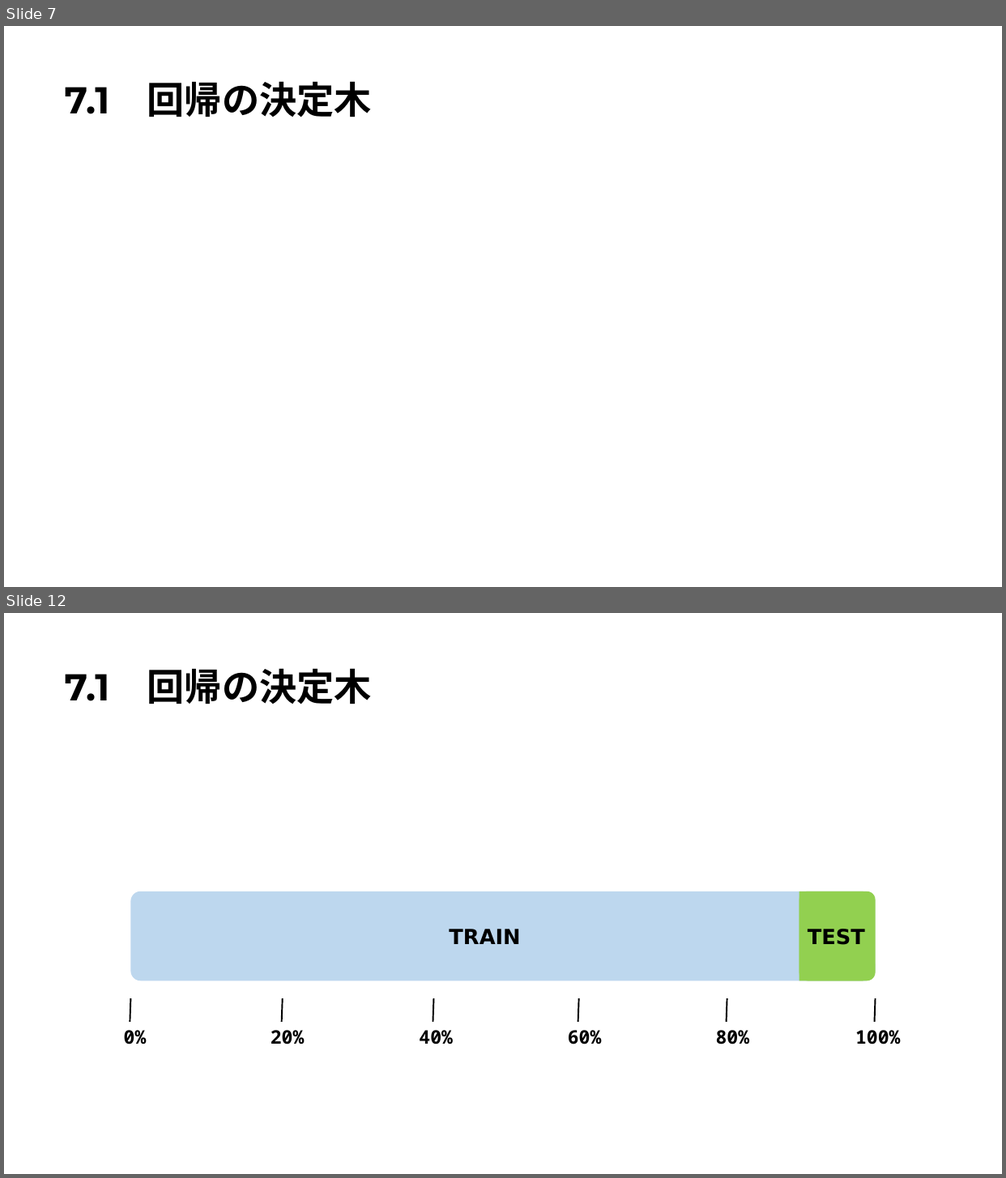
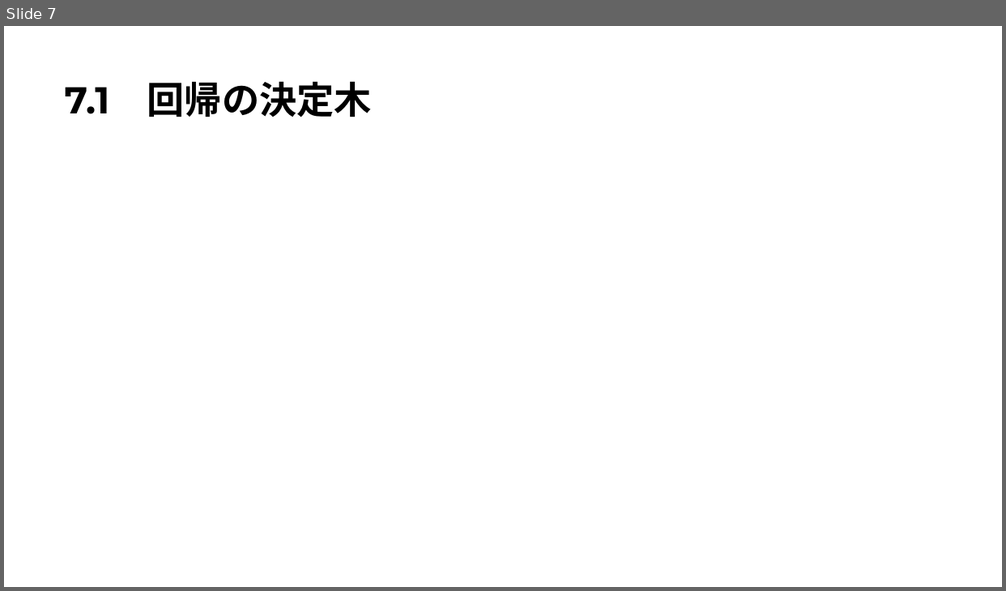
Before and after one commit to Harrry1206/-Graduation-research2, a slide deck: 第7章決定木.pptx. Shown one above the other, each under a label of ours: slides 7 and 12 before the commit, slide 7 after it; the slides between them are not shown. The pictures are 1006x1178 and 1006x591 pixels, drawn with LibreOffice and Linux fonts; fonts in the diff are those of the drawing; grey boxes stand for pictures. Boxes give left, top, right and bottom in pixels: in the first picture for what was removed or moved away, otherwise in the second. Text is boxed around its words. In the diff, an @@ line names an element or a change of style, - is before the commit and + after.

```diff
--- a/第7章決定木.pptx
+++ b/第7章決定木.pptx
@@ slide 12 removed at <box>4,613,1002,1174</box>, background #FFFFFF @@
@@ title removed at <box>65,668,372,705</box> @@
-7.1 回帰の決定木
@@ group removed at <box>124,892,900,1045</box>: 8 texts, 6 lines, 2 rounded rectangles, 1 rectangle @@
-0%
-20%
-40%
-60%
-80%
-100%
-TRAIN
-TEST
```
Also in this commit, not shown: 3 slides changed, 5 slides added, 2 other slides removed, 1 other file.
